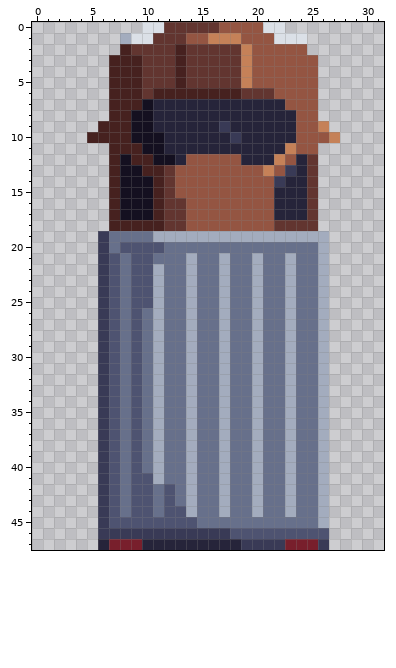
A pixel-art file gets an edit: art/Vehicles/Box Truck.aseprite. This is how it looked before the edit.
32x48 pixels, 1 frame.
After:
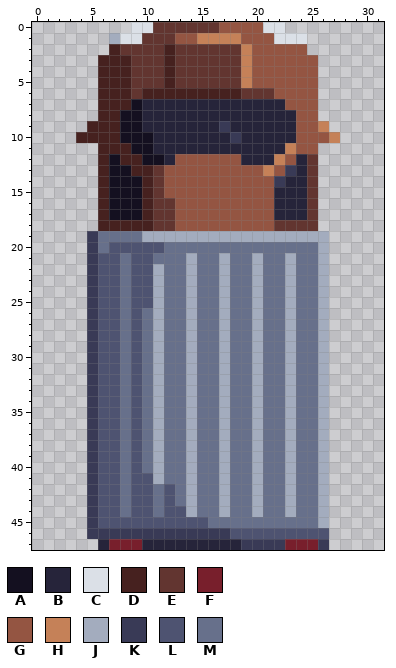
Palette (. is transparent): A #141020  B #26243a  C #dbe0e7  D #46211f  E #623530  F #781f2c  G #945542  H #c58158  J #a3acbe  K #393a56  L #4e5371  M #67708b
Log entry: Resized Scatter Terrain, Added Ice Cream Truck
The exact change:
@@ x 2..17 @@
- 0 ........CCEEEEEG
- 1 ......JCCEEEGGHH
- 2 ......DEEEEDEEEE
- 3 .....DDDEEEDEEEE
- 4 .....DDDEEEDEEEE
- 5 .....DDDEEEDEEEE
- 6 .....DDDEDDDDDDD
- 7 .....DDDABBBBBBB
- 8 .....DDAABBBBBBB
- 9 ....DDDAABBBBBBK
-10 ...DDDDAAABBBBBB
-11 .....DDDAABBBBBB
-12 .....DADDAABGGGG
-13 .....DAADDEGGGGG
-14 .....DAAADEGGGGG
-15 .....DAAADEGGGGG
-16 .....DAAADEEGGGG
-17 .....DAAADEEGGGG
-18 .....DDDDDEEGGGG
-19 ....KMMMMJJJJJJJ
-20 ....KMLLLLMMMMMM
-21 ....KLMLLMMMJMMJ
-22 ....KLMLLJMMJMMJ
-23 ....KLMLLJMMJMMJ
-24 ....KLMLLJMMJMMJ
-25 ....KLMLLJMMJMMJ
-26 ....KLMLMJMMJMMJ
-27 ....KLMLMJMMJMMJ
-28 ....KLMLMJMMJMMJ
-29 ....KLMLMJMMJMMJ
-30 ....KLMLMJMMJMMJ
-31 ....KLMLMJMMJMMJ
-32 ....KLMLMJMMJMMJ
-33 ....KLMLMJMMJMMJ
-34 ....KLMLMJMMJMMJ
-35 ....KLMLMJMMJMMJ
-36 ....KLMLMJMMJMMJ
-37 ....KLMLMJMMJMMJ
-38 ....KLMLMJMMJMMJ
-39 ....KLMLMJMMJMMJ
-40 ....KLMLMJMMJMMJ
-41 ....KLMLLJMMJMMJ
-42 ....KLMLLMLMJMMJ
-43 ....KLMLLMLMJMMJ
-44 ....KLMLLMLLJMMJ
-45 ....KLLLLLLLLMMM
-46 ....KKKKKKKKKKKK
+ 0 .......CCEEEEEEG
+ 1 .....JCCEEEGGHHH
+ 2 .....DEEEEDEEEEE
+ 3 ....DDDEEEDEEEEE
+ 4 ....DDDEEEDEEEEE
+ 5 ....DDDEEEDEEEEE
+ 6 ....DDDEDDDDDDDD
+ 7 ....DDDABBBBBBBB
+ 8 ....DDAABBBBBBBB
+ 9 ...DDDAABBBBBBBK
+10 ..DDDDAAABBBBBBB
+11 ....DDDAABBBBBBB
+12 ....DADDAABGGGGG
+13 ....DAADDEGGGGGG
+14 ....DAAADEGGGGGG
+15 ....DAAADEGGGGGG
+16 ....DAAADEEGGGGG
+17 ....DAAADEEGGGGG
+18 ....DDDDDEEGGGGG
+19 ...KMMMMJJJJJJJJ
+20 ...KMLLLLLMMMMMM
+21 ...KLLMLLMMMJMMJ
+22 ...KLLMLLJMMJMMJ
+23 ...KLLMLLJMMJMMJ
+24 ...KLLMLLJMMJMMJ
+25 ...KLLMLLJMMJMMJ
+26 ...KLLMLMJMMJMMJ
+27 ...KLLMLMJMMJMMJ
+28 ...KLLMLMJMMJMMJ
+29 ...KLLMLMJMMJMMJ
+30 ...KLLMLMJMMJMMJ
+31 ...KLLMLMJMMJMMJ
+32 ...KLLMLMJMMJMMJ
+33 ...KLLMLMJMMJMMJ
+34 ...KLLMLMJMMJMMJ
+35 ...KLLMLMJMMJMMJ
+36 ...KLLMLMJMMJMMJ
+37 ...KLLMLMJMMJMMJ
+38 ...KLLMLMJMMJMMJ
+39 ...KLLMLMJMMJMMJ
+40 ...KLLMLMJMMJMMJ
+41 ...KLLMLLJMMJMMJ
+42 ...KLLMLLMLMJMMJ
+43 ...KLLMLLMLMJMMJ
+44 ...KLLMLLMLLJMMJ
+45 ...KLLLLLLLLLLMM
+46 ...KKKKKKKKKKKKK
 47 ....BFFFBBBBBBBB
Changed places in both pictures, as pixel boxes (x1, y1, x2, y2):
changed: (76, 22, 208, 539)
